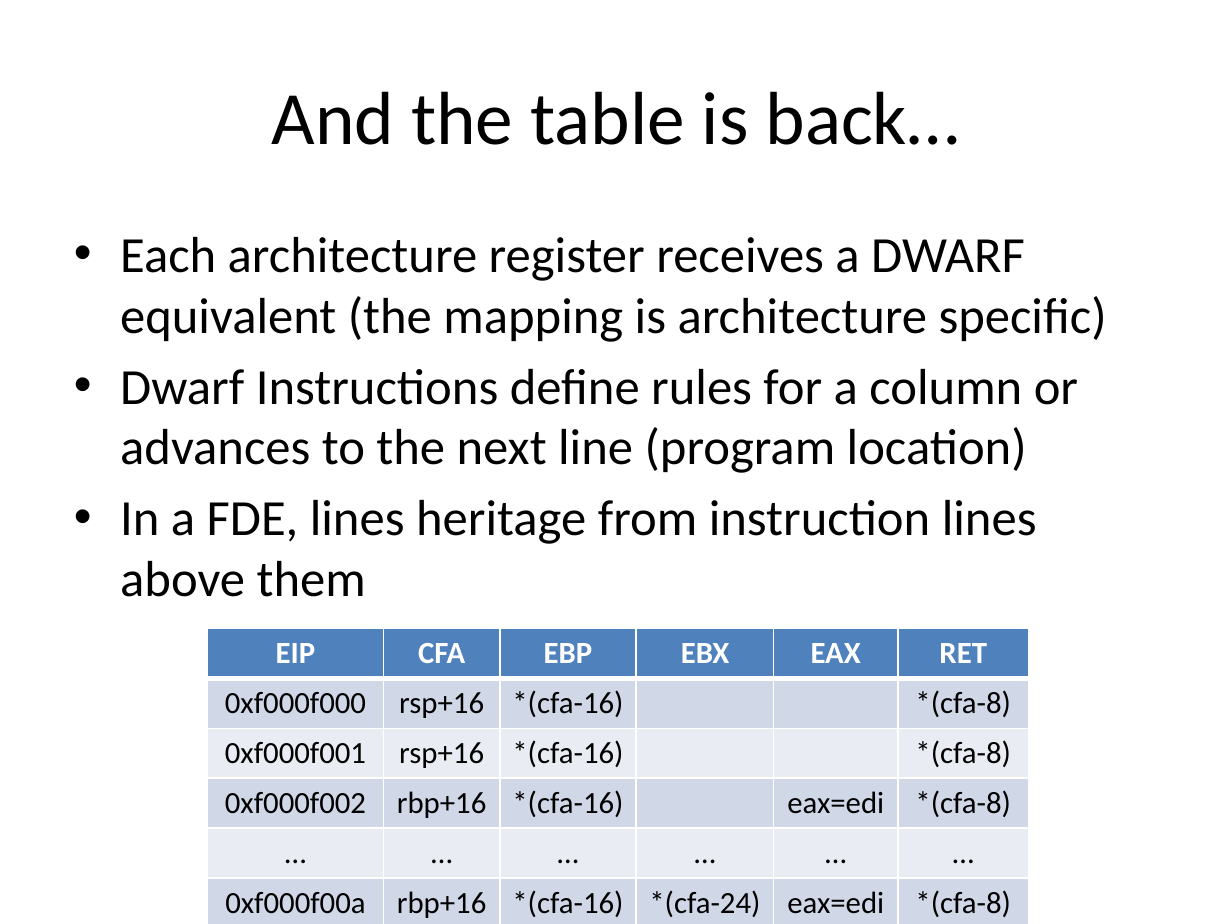
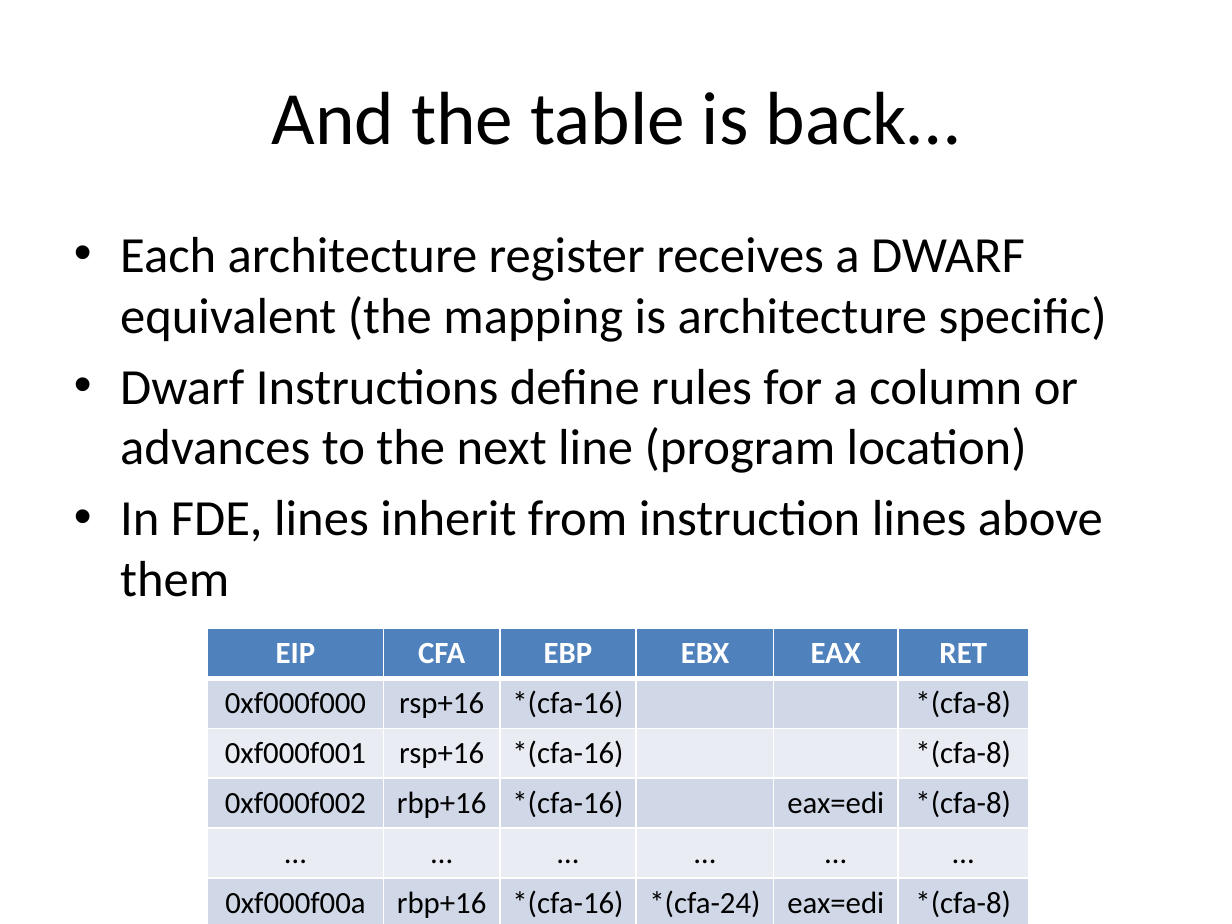
Before and after one commit to rrbranco/Defcon2012, a slide deck: slide 20 of JamesSergeyRodrigoDefcon2012.pptx. Drawn at 1232x924 pixels with LibreOffice and Linux fonts; fonts in the diff are those of the drawing. Boxes give left, top, right and bottom in pixels: in the first picture for what was removed or moved away, otherwise in the second. Text is boxed around its words. In the diff, an @@ line names an element or a change of style, - is before the commit and + after.

```diff
--- a/JamesSergeyRodrigoDefcon2012.pptx
+++ b/JamesSergeyRodrigoDefcon2012.pptx
@@ text at (120,500,1103,597): text changed @@
-• In a FDE, lines heritage from instruction lines above them
+• In FDE, lines inherit from instruction lines above them
```
Also in this commit, not shown: 10 other slides changed, 1 slide added, 1 slide removed.
